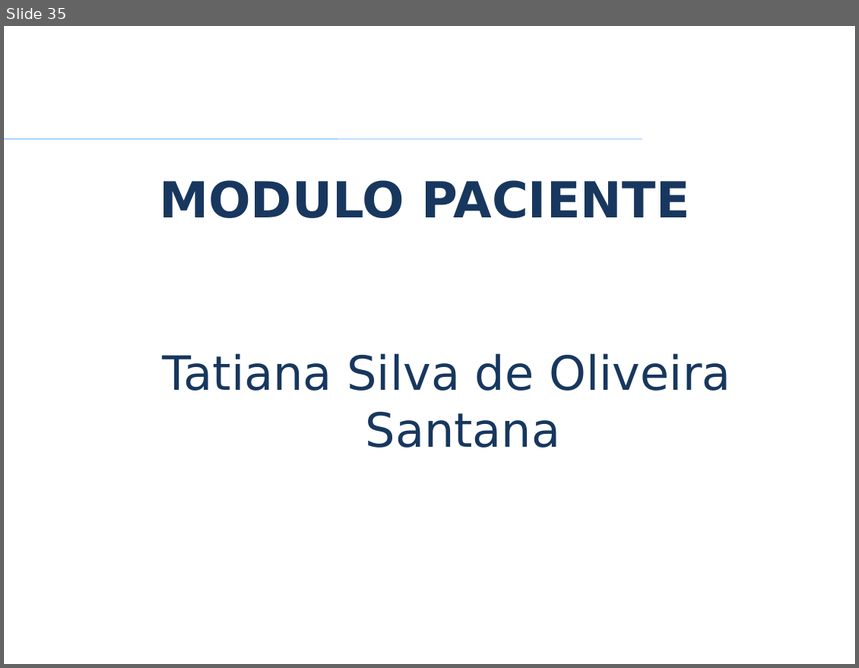
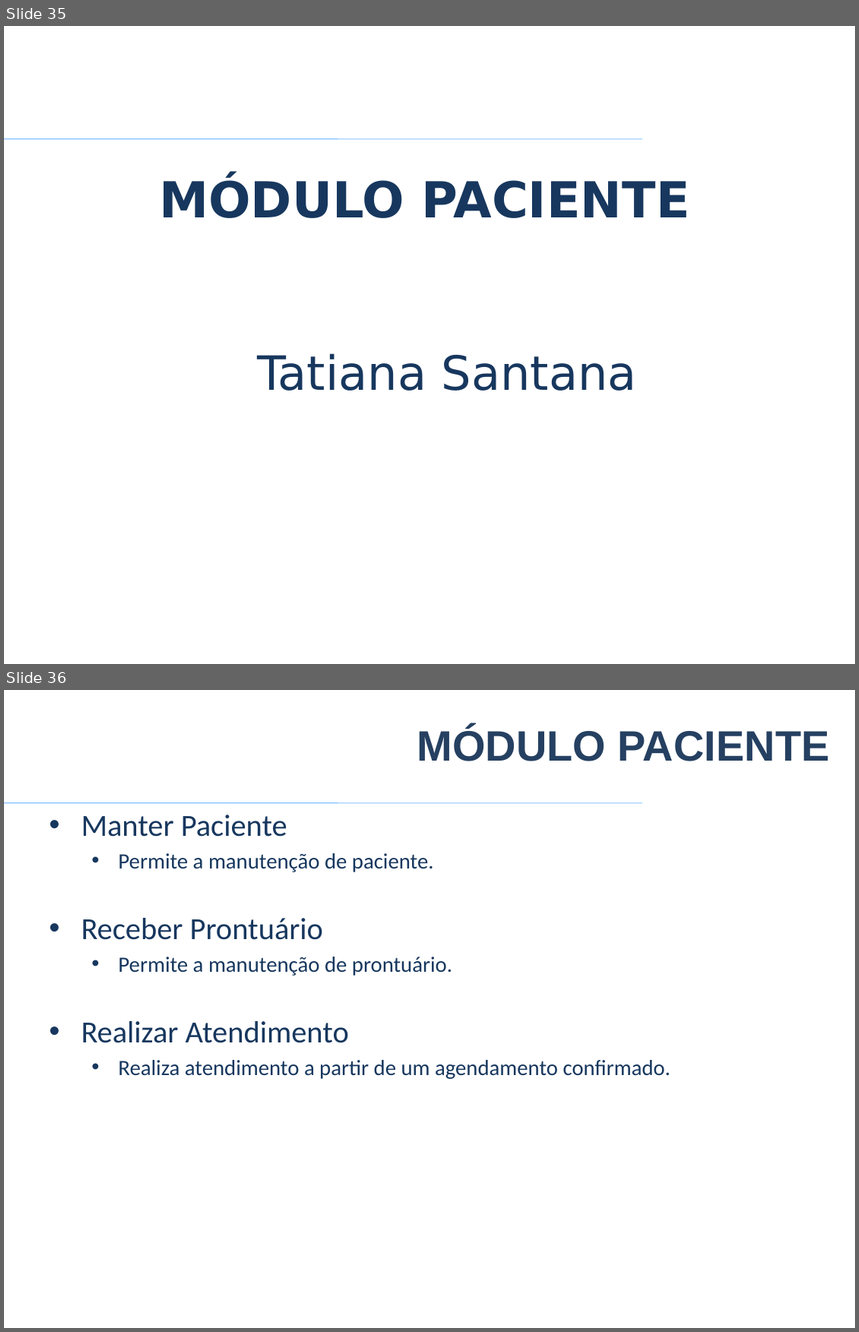
Before and after one commit to VagnerAlcantara/TCC, a slide deck: TCC/5º Encontro/2017-Apresentacao Psystem.pptx. Shown one above the other, each under a label of ours: slide 35 before the commit, slides 35 and 36 after it. The pictures are 859x668 and 859x1332 pixels, drawn with LibreOffice and Linux fonts; fonts in the diff are those of the drawing; background and template pictures are left out. Boxes give left, top, right and bottom in pixels: in the first picture for what was removed or moved away, otherwise in the second. Text is boxed around its words. In the diff, an @@ line names an element or a change of style, - is before the commit and + after.

```diff
--- a/TCC/5º Encontro/2017-Apresentacao Psystem.pptx
+++ b/TCC/5º Encontro/2017-Apresentacao Psystem.pptx
@@ slide 36 added at (4, 690, 855, 1328), background #FFFFFF; not listed: 1 template element that a slide beside it also shows @@
@@ title added at (417, 727, 830, 761), 36 pt, text #254061, bold @@
+MÓDULO PACIENTE
@@ text added at (82, 815, 671, 1079), 18.5 pt, text #17375E @@
+• Manter Paciente
+  • Permite a manutenção de paciente.
+• Receber Prontuário
+  • Permite a manutenção de prontuário.
+• Realizar Atendimento
+  • Realiza atendimento a partir de um agendamento confirmado.
@@ slide 35 changed as well @@
@@ title at (159, 177, 690, 218): text changed @@
-MODULO PACIENTE
+MÓDULO PACIENTE
@@ text at (257, 354, 637, 391): text changed @@
-Tatiana Silva de Oliveira Santana
+Tatiana Santana
```
Also in this commit, not shown: 37 other slides changed, 1 other slide added, 1 slide removed.
